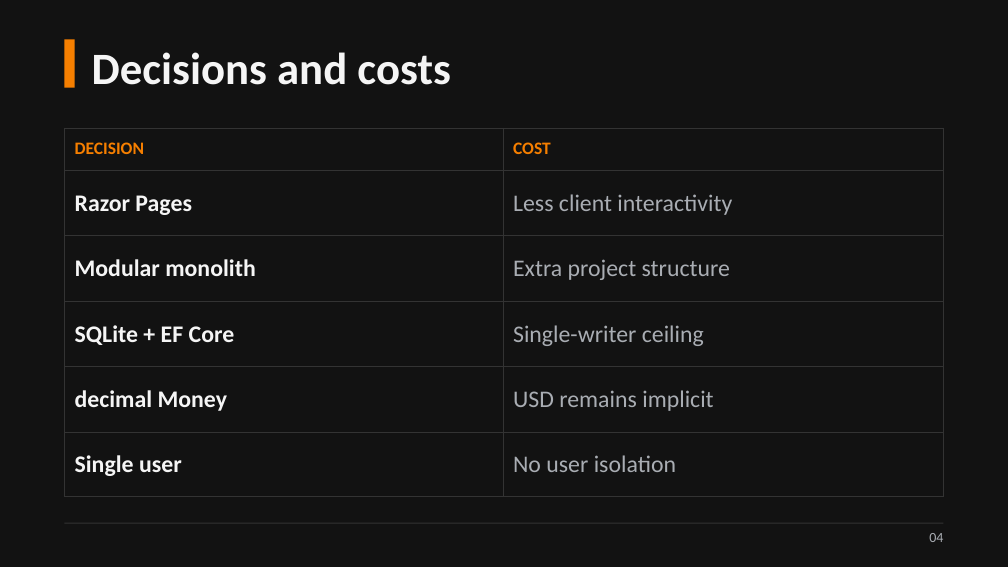
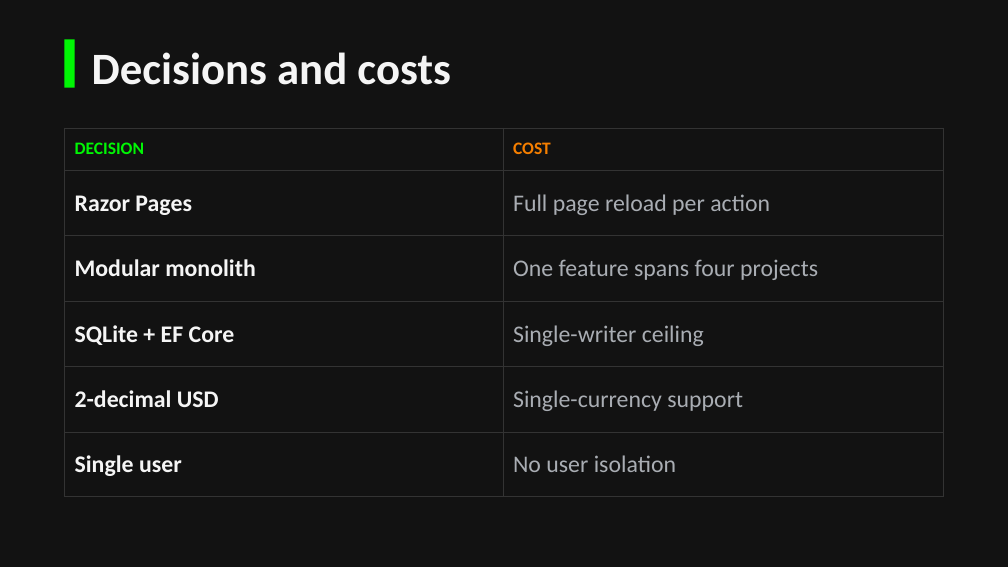
Before and after one commit to johndifini/atm, a slide deck: slide 3 of design/atm-deck.pptx (slide 4 before the commit). Drawn at 1008x567 pixels with LibreOffice and Linux fonts; fonts in the diff are those of the drawing. Boxes give left, top, right and bottom in pixels: in the first picture for what was removed or moved away, otherwise in the second. Text is boxed around its words. In the diff, an @@ line names an element or a change of style, - is before the commit and + after.

```diff
--- a/design/atm-deck.pptx
+++ b/design/atm-deck.pptx
@@ rectangle at (65,39,75,88): fill #F67F00 to #00F604 @@
@@ table at (65,128,943,497) @@
-row 2, column 2: Less client interactivity
+row 2, column 2: Full page reload per action
-row 3, column 2: Extra project structure
+row 3, column 2: One feature spans four projects
-row 5, column 1: decimal Money
+row 5, column 1: 2-decimal USD
-row 5, column 2: USD remains implicit
+row 5, column 2: Single-currency support
@@ text colour #F67F00 to #00F604 in "DECISION" @@
@@ line removed from (65, 523) to (943, 523) @@
@@ text removed at (929,533,943,542) @@
-04
```
Also in this commit, not shown: 4 other slides changed, 1 slide added, 2 slides removed, 2 other files.
